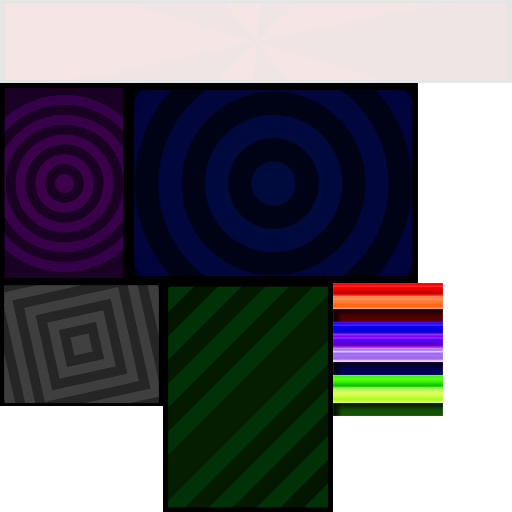
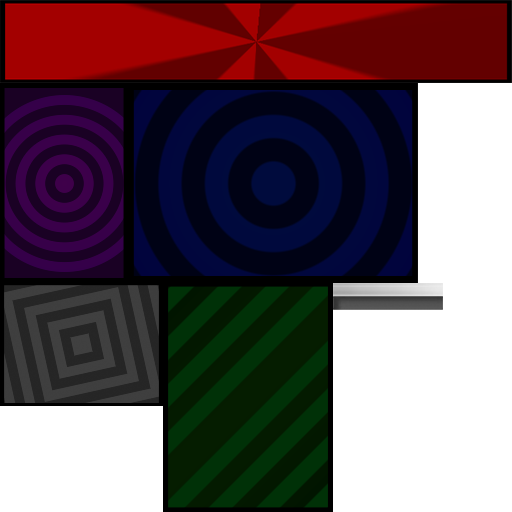
Before/after of a 512 x 512 layered artwork. What changed in the layer stack:
painted on "Layer 7" over left=333, top=283, right=443, bottom=416
added layer "Layer 6" above "Layer 4" over left=333, top=283, right=443, bottom=296
"Layer 1": opacity 10% → 100% over left=0, top=0, right=512, bottom=83
